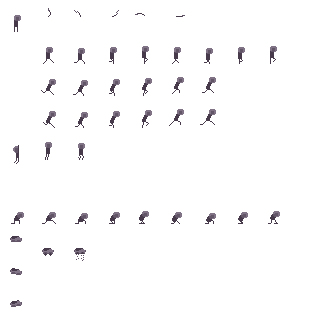
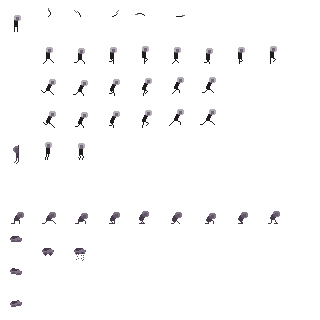
Two versions of the same layered image (320x320). Layer-by-layer changes:
added layer "Layer 28" above "Layer 27" over (x1=14, y1=8, x2=277, y2=160)
hid "Layer 27", painted on it over (x1=14, y1=8, x2=277, y2=160)
hid group "arms" (9 layers) over (x1=18, y1=8, x2=185, y2=21)
hid "Layer 19" over (x1=78, y1=143, x2=85, y2=160)
hid "Layer 18" over (x1=45, y1=142, x2=52, y2=160)
hid "Layer 17" over (x1=75, y1=109, x2=216, y2=128)
hid "Layer 16" over (x1=43, y1=111, x2=56, y2=128)
hid "Layer 15" over (x1=202, y1=77, x2=216, y2=93)
hid "Layer 14" over (x1=172, y1=77, x2=184, y2=94)
hid "Layer 13" over (x1=41, y1=46, x2=277, y2=96)
hid "Layer 1" over (x1=14, y1=15, x2=21, y2=32)
